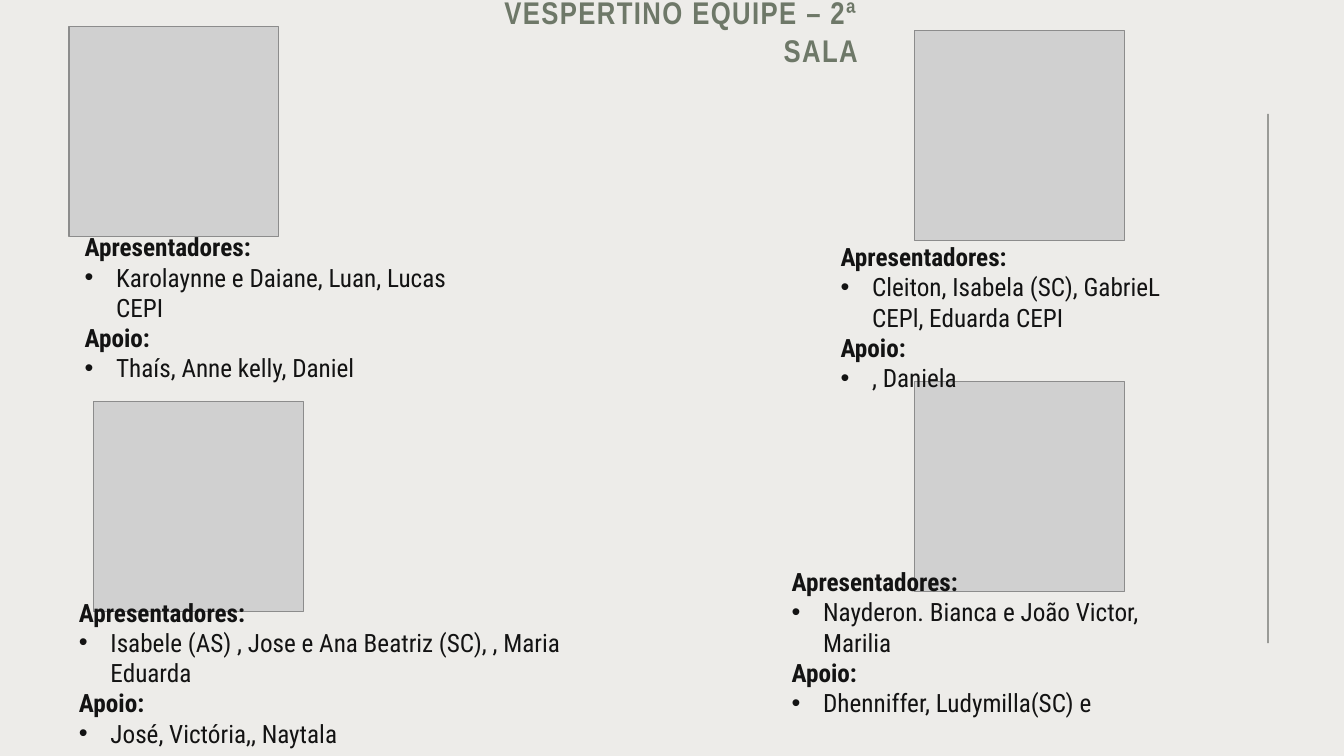
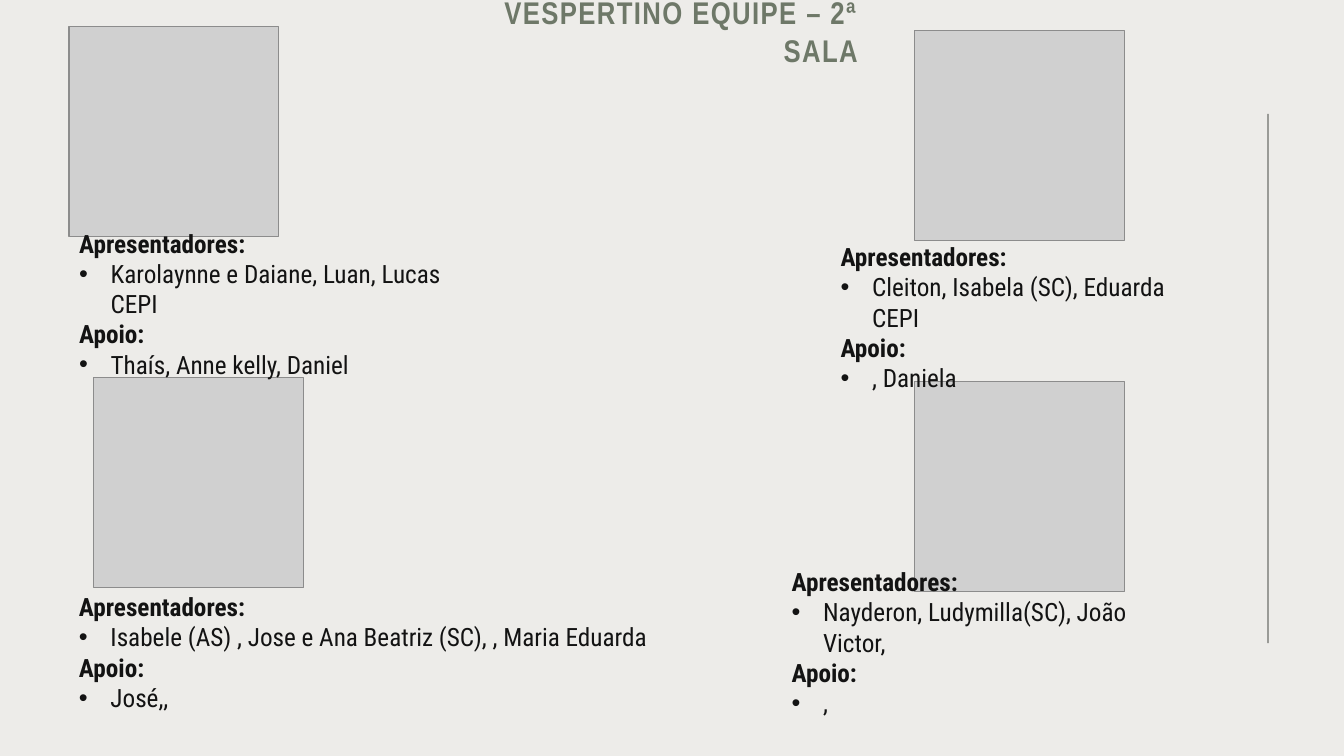
Before and after one commit to isaqlle/desafio_mundoSENAI, a slide deck: slide 3 of document/Divisão Salas - Mundo SENAI.pptx. Drawn at 1344x756 pixels with LibreOffice and Linux fonts; fonts in the diff are those of the drawing; grey boxes stand for pictures. Boxes give left, top, right and bottom in pixels: in the first picture for what was removed or moved away, otherwise in the second. Text is boxed around its words. In the diff, an @@ line names an element or a change of style, - is before the commit and + after.

```diff
--- a/document/Divisão Salas - Mundo SENAI.pptx
+++ b/document/Divisão Salas - Mundo SENAI.pptx
@@ text "Apresentadores:": place and size @@
-text "Apresentadores:" at [85,236,446,383]
+text "Apresentadores:" at [79,234,441,380]
@@ text at [872,276,1165,328]: text changed @@
-• Cleiton, Isabela (SC), GabrieL CEPl, Eduarda CEPI
+• Cleiton, Isabela (SC), Eduarda CEPI
@@ picture: place and size @@
-picture at [94,402,303,612]
+picture at [94,378,303,588]
@@ text at [823,601,1126,656]: text changed @@
-• Nayderon. Bianca e João Victor, Marilia
+• Nayderon, Ludymilla(SC), João Victor,
@@ text at [110,688,168,711]: text changed @@
-• José, Victória,, Naytala
+• José,,
@@ text at [823,692,1092,718]: text changed @@
-• Dhenniffer, Ludymilla(SC) e
+• ,
```
Also in this commit, not shown: 2 other slides changed, 4 other files.
